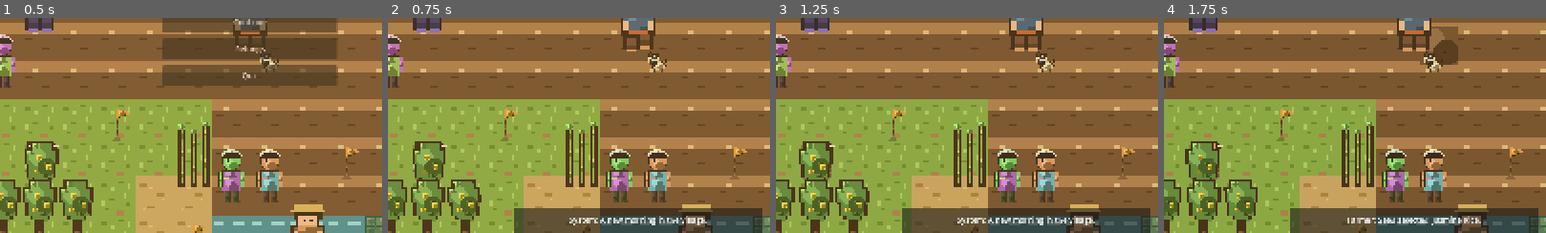
Above: before the commit, frames 1-4 (left to right).
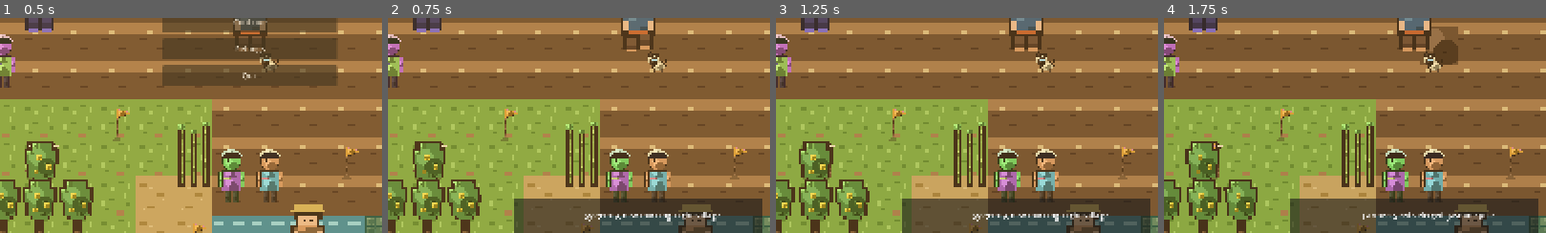
Above: after the commit, the same moments.

Repository: GRITui/slowlife-simulator
Game: Godot game, scene res://scenes/core/World.tscn
Same seed, same stepped clock (60 frames per second), same inputs: the game is played once before the commit and once after it.
Inputs (mouse positions are % of the whole screen's width and height, from its top left):
- Up to frame 1 (0.5 s): no input
- Up to frame 2 (0.75 s): click "New Game" at 0.5 s
- Up to frame 3 (1.25 s): no input
- Up to frame 4 (1.75 s): tap E (interact) at 1.25 s; drag from (96, 14) to (7, 1) at 1.27 s
The pictures show only the part of the screen within x 17-67%, y 49-99%; the shares and areas given below are measured in that part.

Frame 1 is identical in both runs. In frame 2, 3.9% of the frame differs, in the area x 33-98%, y 84-97%; in frame 3, 3.9%; in frame 4, 3.9%.

Commit message:
feat(TASK-376): wire up dialogue portrait TextureRect
World.gd's dialogue_portrait display logic (_on_show_dialogue) was
already fully correct, but no "Portrait" node ever existed under
DialogueLayer/Panel in World.tscn -- same orphan-wiring bug class as
TASK-366/369/373. Adds the node (56x56, left side of the panel, 8px
margins) and shifts DialogueLabel's left offset to make room, so the
existing PORTRAIT_PATHS art actually renders when the player interacts
with Elder/Child/Handler/Monk/Trader/Buffalo.

Panel height increased 52px -> 72px to fit the portrait without
cramping the text region.

New tests/test_dialogue_portrait.gd (8 checks: node presence, initial
hidden state, show/hide per PORTRAIT_PATHS speaker, re-arm after a
no-portrait speaker, layout non-overlap), wired into run_gate.sh.

Co-Authored-By: Claude Sonnet 5 <noreply@anthropic.com>
Claude-Session: https://claude.ai/code/session_01A9bTU9GFWgBfXEPTfdesaz

Diff:
--- a/scenes/core/World.tscn
+++ b/scenes/core/World.tscn
@@ -94,12 +94,22 @@
 anchor_right = 0.5
 anchor_bottom = 1.0
 offset_left = -260.0
-offset_top = -64.0
+offset_top = -84.0
 offset_right = 260.0
 offset_bottom = -12.0
 grow_horizontal = 2
 grow_vertical = 0
 
+[node name="Portrait" type="TextureRect" parent="DialogueLayer/Panel"]
+visible = false
+layout_mode = 0
+offset_left = 8.0
+offset_top = 8.0
+offset_right = 64.0
+offset_bottom = 64.0
+expand_mode = 1
+stretch_mode = 5
+
 [node name="DialogueLabel" type="Label" parent="DialogueLayer/Panel"]
 layout_mode = 1
 anchors_preset = 15
@@ -107,7 +117,7 @@
 anchor_bottom = 1.0
 grow_horizontal = 2
 grow_vertical = 2
-offset_left = 10.0
+offset_left = 74.0
 offset_top = 8.0
 offset_right = -10.0
 offset_bottom = -8.0
--- /dev/null
+++ b/tests/test_dialogue_portrait.gd
@@ -0,0 +1,69 @@
+extends SceneTree
+# TASK-376 gate — the dialogue Portrait TextureRect actually exists in
+# World.tscn and actually shows/hides on SignalBus.show_dialogue. Written
+# because a real bug existed here: World.gd's dialogue_portrait was
+# guarded with `if has_node(...) else null`, and no "Portrait" node ever
+# existed under DialogueLayer/Panel — so PORTRAIT_PATHS and every portrait
+# PNG had never actually rendered in a real session, despite the display
+# logic in World.gd's _on_show_dialogue() being fully correct. This test
+# instances the real World.tscn (not just the script) specifically so a
+# future regression of the same shape (logic correct, node missing)
+# fails loudly here — same pattern as test_particle_drivers.gd (TASK-366).
+
+var _passed: int = 0
+var _failed: int = 0
+
+func _check(cond: bool, label: String) -> void:
+	if cond:
+		_passed += 1
+		print("  PASS  dialogue-portrait :: %s" % label)
+	else:
+		_failed += 1
+		print("  FAIL  dialogue-portrait :: %s" % label)
+
+func _initialize() -> void:
+	var sb: Node = root.get_node("SignalBus")
+	var world: Node = (load("res://scenes/core/World.tscn") as PackedScene).instantiate()
+	root.add_child(world)
+	await process_frame
+	await process_frame
+
+	# --- A. Scene-tree wiring ---
+	var portrait: TextureRect = world.get_node_or_null("DialogueLayer/Panel/Portrait") as TextureRect
+	_check(portrait != null, "World.tscn has a real DialogueLayer/Panel/Portrait node (not just the script)")
+	if portrait == null:
+		world.queue_free()
+		print("\n=== DIALOGUE-PORTRAIT TESTS: %d passed, %d failed ===" % [_passed, _failed])
+		quit(1)
+		return
+
+	_check(portrait.visible == false, "Portrait starts hidden (no dialogue shown yet)")
+
+	# --- B. A speaker WITH a portrait ---
+	sb.show_dialogue.emit("Elder", "Welcome, traveler.")
+	await process_frame
+	_check(portrait.visible == true, "show_dialogue('Elder', ...) makes Portrait visible")
+	_check(portrait.texture != null, "Portrait.texture is set for a PORTRAIT_PATHS speaker")
+
+	# --- C. A speaker WITHOUT a portrait (e.g. the screenshot-hook's 'Camera') ---
+	sb.show_dialogue.emit("Camera", "Screenshot saved.")
+	await process_frame
+	_check(portrait.visible == false, "show_dialogue('Camera', ...) hides Portrait (no portrait for that speaker)")
+
+	# --- D. Re-arm: a second PORTRAIT_PATHS speaker after a no-portrait one ---
+	sb.show_dialogue.emit("Monk", "Peace be with you.")
+	await process_frame
+	_check(portrait.visible == true, "show_dialogue('Monk', ...) re-shows Portrait after a no-portrait speaker")
+
+	# --- E. Layout hygiene: Portrait must not overlap DialogueLabel's text region ---
+	var label: Label = world.get_node_or_null("DialogueLayer/Panel/DialogueLabel") as Label
+	_check(label != null, "DialogueLabel still present alongside Portrait")
+	if label != null:
+		_check(label.offset_left >= portrait.offset_right,
+			"DialogueLabel starts at/after Portrait's right edge (no overlap)")
+
+	world.queue_free()
+	print("\n=== DIALOGUE-PORTRAIT TESTS: %d passed, %d failed ===" % [_passed, _failed])
+	if _failed > 0:
+		push_error("DIALOGUE-PORTRAIT GATE FAILED")
+	quit(1 if _failed > 0 else 0)
Not shown, added: tests/test_dialogue_portrait.gd.uid
Not shown, changed: scripts/ci/run_gate.sh
